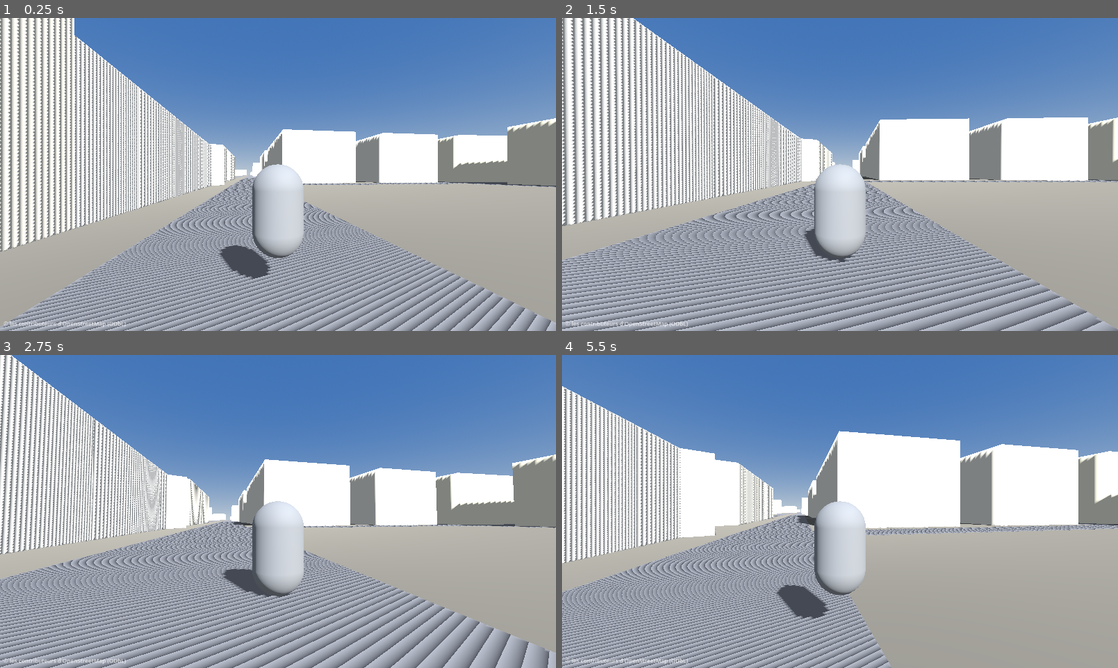
Above: before the commit, frames 1-4 (two rows, left to right).
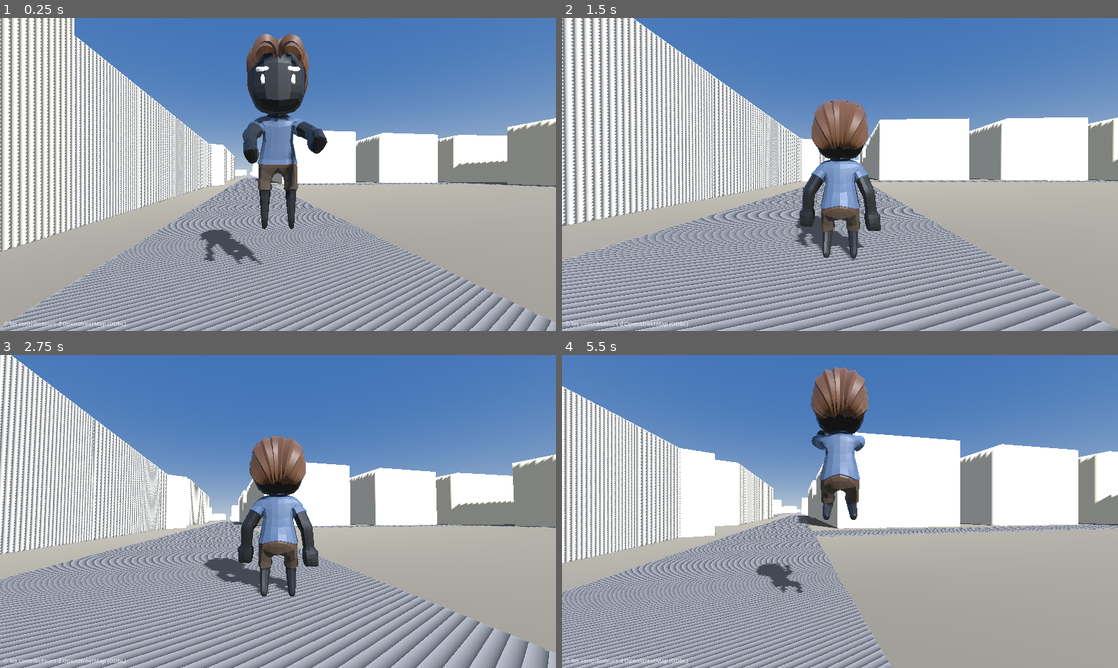
Above: after the commit, the same moments.

Repository: LogixSolutions94/GTDZ
Game: Godot game, scene res://scenes/city_test.tscn
The game is run twice, just before and just after one commit, with the same random seed, the same clock (stepped at 60 frames per second) and the same inputs.
Inputs (mouse positions are in pixels of both pictures, inside the frame that each line leads up to):
- Up to frame 1 (0.25 s): no input
- Up to frame 2 (1.5 s): move the mouse to (867, 174) at 0.52 s; hold W (move_forward) from 0.53 s (still down); tap Space (jump) at 0.6, 0.77, 1.07 s; move the mouse to (812, 174) at 1.27 s; tap Shift (sprint) at 1.35 s
- Up to frame 3 (2.75 s): keep holding W (move_forward); tap Space (jump) at 1.52, 1.55, 1.82, 2.1 s; move the mouse to (289, 505) at 2.02 s
- Up to frame 4 (5.5 s): keep holding W (move_forward); move the mouse to (834, 517) at 2.77 s; tap Shift (sprint) at 2.85, 4.35 s; tap Space (jump) at 3.02, 3.05, 3.32, 3.6, 3.77, 4.07, 4.52, 4.55, 4.82, 5.1 s; move the mouse to (878, 514) at 3.52 s; move the mouse to (795, 508) at 4.27 s; move the mouse to (845, 511) at 5.02 s

The runs differ from the first frame. In frame 1, 6.9% of the frame differs, in the area x 35-59%, y 5-84%; in frame 2, 5.0%; in frame 3, 5.2%; in frame 4, 6.2%.

Commit message:
Personnage anime CC0 Quaternius Casual_Male + systeme d animations
- Remplace la capsule par le personnage urbain Casual_Male (Quaternius,
  Ultimate Animated Character Pack, licence CC0 verifiee, License.txt inclus)
- 17 animations embarquees ; le controleur joue Idle/Walk/Run/Jump selon
  l etat (recherche des noms par suffixe, robuste aux prefixes d import)
- CREDITS.md : OSM ODbL, Quaternius CC0, patterns GDQuest MIT (assets NC non utilises)

Co-Authored-By: Claude Fable 5 <noreply@anthropic.com>

Diff:
--- a/game/scenes/player/player.tscn
+++ b/game/scenes/player/player.tscn
@@ -1,11 +1,9 @@
 [gd_scene load_steps=4 format=3]
 
 [ext_resource type="Script" path="res://scripts/player.gd" id="1_player"]
+[ext_resource type="PackedScene" path="res://assets/characters/quaternius/Casual_Male.gltf" id="2_skin"]
 
 [sub_resource type="CapsuleShape3D" id="CapsuleShape"]
-height = 1.8
-
-[sub_resource type="CapsuleMesh" id="CapsuleMesh"]
 height = 1.8
 
 [node name="Player" type="CharacterBody3D"]
@@ -17,9 +15,7 @@
 
 [node name="Skin" type="Node3D" parent="."]
 
-[node name="MeshInstance3D" type="MeshInstance3D" parent="Skin"]
-transform = Transform3D(1, 0, 0, 0, 1, 0, 0, 0, 1, 0, 0.9, 0)
-mesh = SubResource("CapsuleMesh")
+[node name="CasualMale" parent="Skin" instance=ExtResource("2_skin")]
 
 [node name="CameraPivot" type="Node3D" parent="."]
 transform = Transform3D(1, 0, 0, 0, 1, 0, 0, 0, 1, 0, 1.6, 0)
--- a/game/scripts/player.gd
+++ b/game/scripts/player.gd
@@ -17,11 +17,40 @@
 @onready var spring_arm: SpringArm3D = $CameraPivot/SpringArm3D
 @onready var skin: Node3D = $Skin
 
+var _anim: AnimationPlayer = null
+var _anim_idle := &""
+var _anim_walk := &""
+var _anim_run := &""
+var _anim_jump := &""
+
 
 func _ready() -> void:
 	Input.mouse_mode = Input.MOUSE_MODE_CAPTURED
 	# La caméra ne doit jamais entrer en collision avec le joueur lui-même.
 	spring_arm.add_excluded_object(get_rid())
+	_setup_animations()
+
+
+func _setup_animations() -> void:
+	_anim = skin.find_child("AnimationPlayer", true, false)
+	if _anim == null:
+		return
+	# Les noms d'animations importés peuvent être préfixés (ex. "Armature|Run") :
+	# on cherche par suffixe pour rester robuste.
+	_anim_idle = _find_animation("idle")
+	_anim_walk = _find_animation("walk")
+	_anim_run = _find_animation("run")
+	_anim_jump = _find_animation("jump")
+	if _anim_idle != &"":
+		_anim.play(_anim_idle)
+
+
+func _find_animation(name_part: String) -> StringName:
+	for anim_name in _anim.get_animation_list():
+		var lower := String(anim_name).to_lower()
+		if lower == name_part or lower.ends_with(name_part) or lower.begins_with(name_part):
+			return anim_name
+	return &""
 
 
 func _unhandled_input(event: InputEvent) -> void:
@@ -59,3 +88,20 @@
 		skin.rotation.y = lerp_angle(skin.rotation.y, target_yaw, SKIN_ROTATION_SPEED * delta)
 
 	move_and_slide()
+	_update_animation()
+
+
+func _update_animation() -> void:
+	if _anim == null:
+		return
+	var target := _anim_idle
+	if not is_on_floor():
+		target = _anim_jump
+	else:
+		var h_speed := Vector2(velocity.x, velocity.z).length()
+		if h_speed > WALK_SPEED + 0.5:
+			target = _anim_run
+		elif h_speed > 0.5:
+			target = _anim_walk
+	if target != &"" and _anim.current_animation != String(target):
+		_anim.play(target, 0.2)
Not shown, added: game/assets/characters/quaternius/Casual_Male.gltf
Not shown, added: game/assets/characters/quaternius/Casual_Male.gltf.import
Not shown, added: game/assets/characters/quaternius/License.txt
Not shown, added: CREDITS.md
